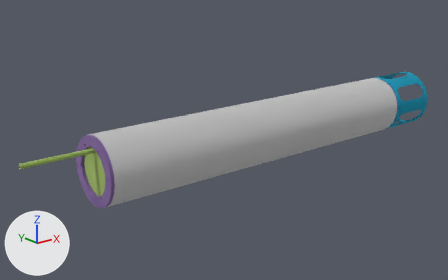
The glTF model docs/images/generated/baby_auv_assembly.gltf: old version first, new version second.
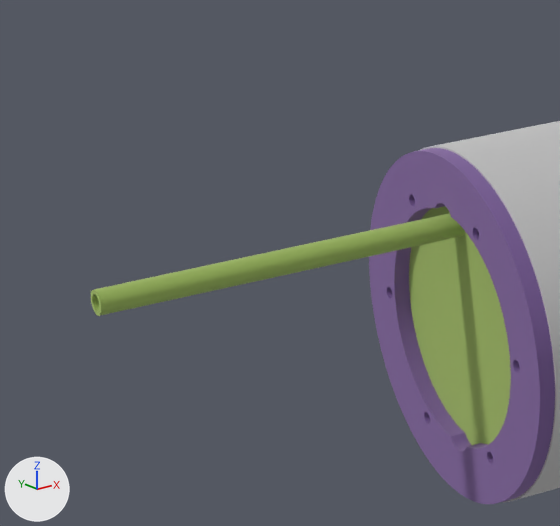
Each version is shown whole from a camera (50 mm lens) standing at (-314.0, -636.0, 255.0) and looking at (217.0, 28.0, -10.0), then close up on the part from 0% to 26% of the width and 37% to 76% of the height. The lights are fixed; the arrows at lower left show +X, +Y and +Z. Where no turn or scale is listed for an object, it has been applied to the vertices.

The first close-up shows '7dc6bde8-5bbf-11ee-83d0-00155def36fe_part', '7dd94c38-5bbf-11ee-83d0-00155def36fe_part', '7de69866-5bbf-11ee-83d0-00155def36fe_part', '7de7ad32-5bbf-11ee-83d0-00155def36fe_part'.
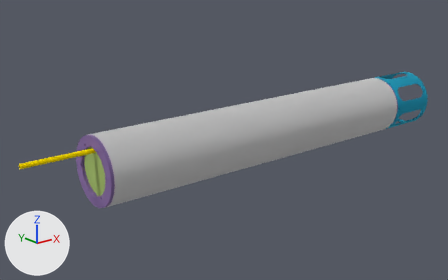
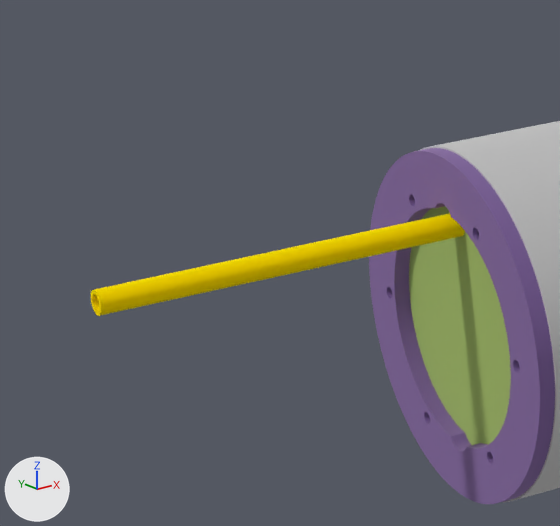
Pixel boxes (x1, y1, x2, y2) of what changed, in the close-ups (560 x 526 px):
'7de7ad32-5bbf-11ee-83d0-00155def36fe_part', recoloured (green to yellow)
    both: (91, 213, 465, 316)

The edits, one by one:
Material 'mat_3' (mat_mat_3) changes colour from cyan #38bcd6 to yellow #ffef00; in linear values from (0.04, 0.5, 0.67) to (0.996, 0.867, 0.0).
me_7de7ad32_5bbf_11ee_83d0_00155def36fe_part has 504 vertices, 1008 faces and spans x -90.0..0.0, y -3.0..3.0, z -3.0..3.0.
me_7de7ad32_5bbf_11ee_83d0_00155def36fe_part no longer uses material mat_mat_1 (green #c6da90).
me_7de7ad32_5bbf_11ee_83d0_00155def36fe_part now uses material mat_mat_3 (yellow #ffef00).
